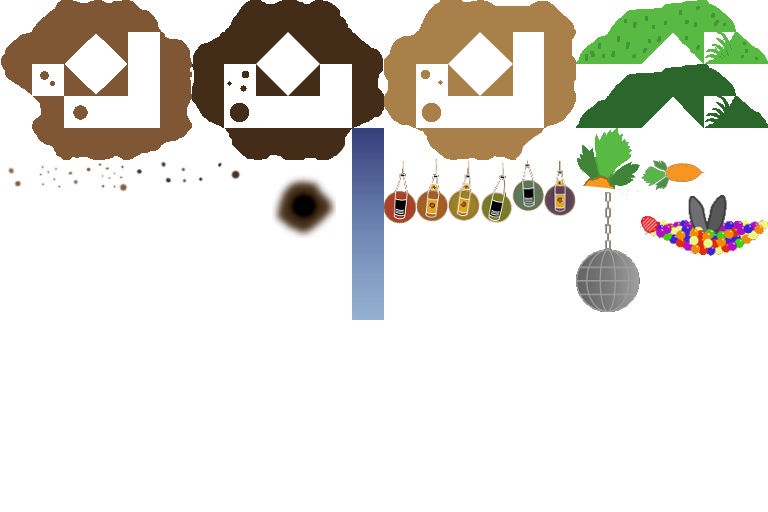
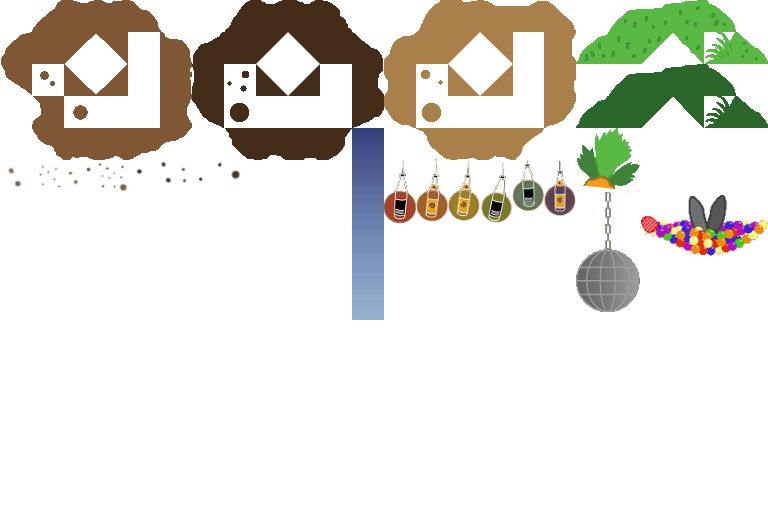
Before/after of a 768 x 512 layered artwork. What changed in the layer stack:
removed layer "schild" over [641, 160, 705, 190]
removed layer "loch" over [272, 174, 336, 238]
